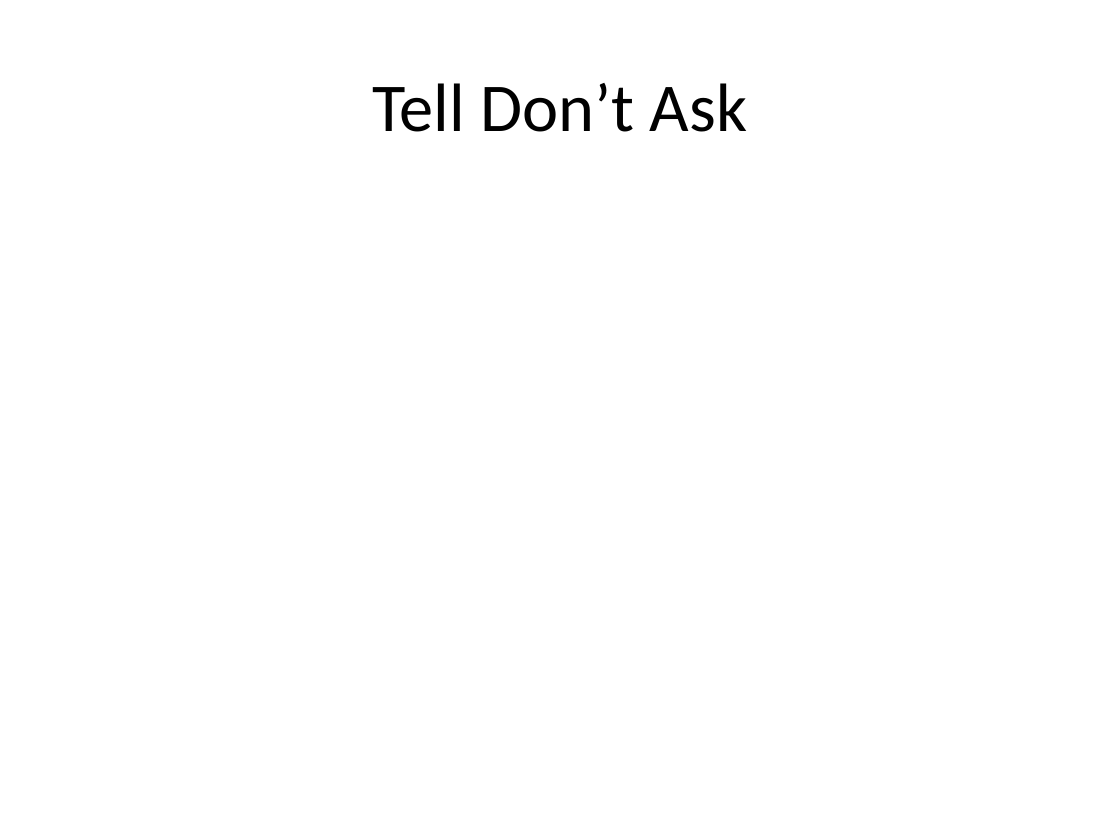
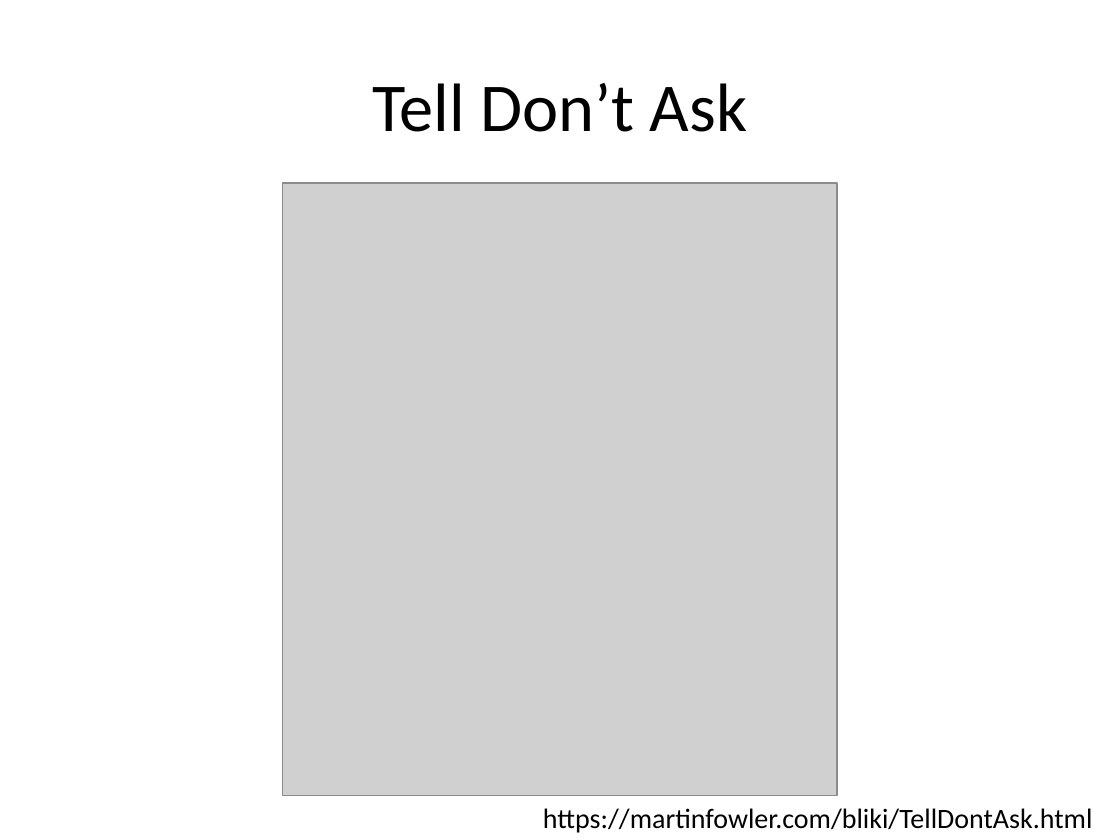
Before and after one commit to RHIT-CSSE/csse220, a slide deck: slide 8 of ClassMaterials/CohesionAndCoupling/Slides/Cohesion_And_Coupling.pptx (slide 7 before the commit). Drawn at 1120x840 pixels with LibreOffice and Linux fonts; fonts in the diff are those of the drawing; grey boxes stand for pictures. Boxes give left, top, right and bottom in pixels: in the first picture for what was removed or moved away, otherwise in the second. Text is boxed around its words. In the diff, an @@ line names an element or a change of style, - is before the commit and + after.

```diff
--- a/ClassMaterials/CohesionAndCoupling/Slides/Cohesion_And_Coupling.pptx
+++ b/ClassMaterials/CohesionAndCoupling/Slides/Cohesion_And_Coupling.pptx
@@ picture added at bbox=[283, 183, 838, 795] @@
@@ text added at bbox=[543, 808, 1092, 833], 18 pt, text #000000 @@
+https://martinfowler.com/bliki/TellDontAsk.html
```
Also in this commit, not shown: 12 other slides changed, 2 slides added, 1 slide removed.
